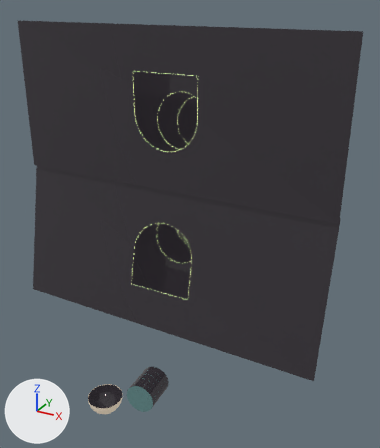
A saved change to the glTF model scroll2/models/P/Tube4.glb.
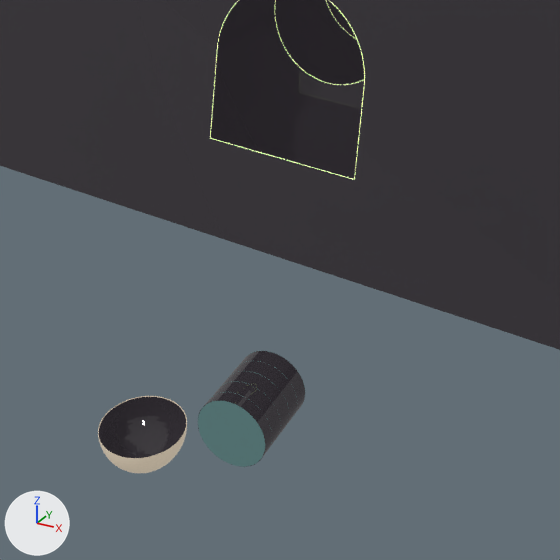
Each version is shown whole from a 50 mm lens placed at (7.5, -12.74, 5.7), pointed at (0.29, 0.37, -0.85), then close up on the part from 13% to 70% of the width and 51% to 100% of the height. Arrows for +X, +Y and +Z are at lower left; the lights stay in place.

Before the edit, the objects in view are built like this:
```python
ob_circle_016 = bpy.data.objects.new('Circle.016', me_beziercircle_017)
ob_circle_016.location = (-0.45, -3.39, -5.02)
ob_circle_016.rotation_euler = (-0.0108, -0.000298, -3.139)  # degrees (-0.6, 0, -180)
ob_circle_016.scale = (0.491, 0.497, 0.685)
ob_cylinder = bpy.data.objects.new('Cylinder', me_cylinder)
ob_cylinder.location = (0.64, -2.76, -4.75)
ob_cylinder.rotation_euler = (-1.611, 0.0016, 0.08)  # degrees (-92, 0.1, 4.6)
ob_cylinder.scale = (0.422, 0.422, 0.508)
ob_cylinder_001 = bpy.data.objects.new('Cylinder.001', me_cylinder_001)
ob_cylinder_001.location = (0.69, -3.27, -4.73)
ob_cylinder_001.rotation_euler = (-1.611, 0.0016, 0.08)  # degrees (-92, 0.1, 4.6)
ob_cylinder_001.scale = (0.418, 0.418, -0.00106)
ob_plane_006 = bpy.data.objects.new('Plane.006', me_plane_003)
ob_plane_006.location = (0.0, 1.32, -1.41)
ob_plane_006.rotation_euler = (-1.468, 0.00285, -3.141)  # degrees (-84, 0.2, -180)
ob_plane_006.scale = (0.797, 0.797, 1.11)
ob_sphere = bpy.data.objects.new('Sphere', me_sphere)
ob_sphere.location = (-0.45, -3.38, -5.02)
ob_sphere.rotation_euler = (-0.00231, -0.0112, 1.4)  # degrees (-0.1, -0.6, 80)
ob_sphere.scale = (0.494, 0.485, 0.499)
ob_sphere_001 = bpy.data.objects.new('Sphere.001', me_sphere_001)
ob_sphere_001.location = (-0.45, -3.38, -5.02)
ob_sphere_001.rotation_euler = (-0.00231, -0.0112, 1.4)  # degrees (-0.1, -0.6, 80)
ob_sphere_001.scale = (0.502, 0.493, 0.507)
# also in view: 'Plane.005' at (0.0, 0.11, -1.9); 'Plane.009' at (0.0, -0.94, -1.58)
```
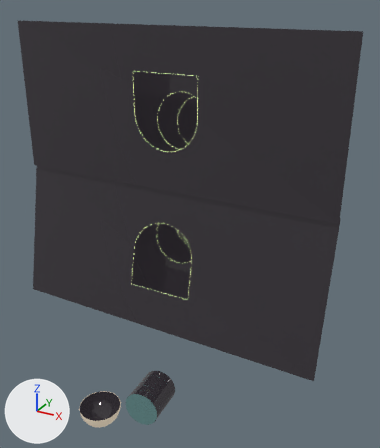
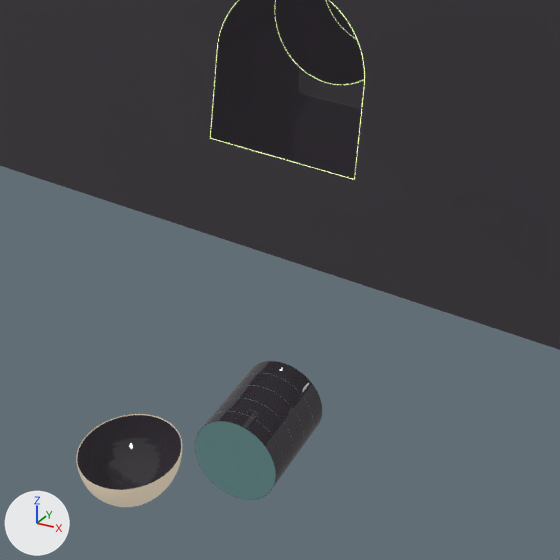
The change, as a diff of the scene's bpy script:
```diff
--- a/scroll2/models/P/Tube4.glb.py
+++ b/scroll2/models/P/Tube4.glb.py
@@ ob_cylinder @@
 ob_cylinder = bpy.data.objects.new('Cylinder', me_cylinder)
-ob_cylinder.location = (0.64, -2.76, -4.75)
+ob_cylinder.location = (0.71, -2.72, -5.05)
 ob_cylinder.rotation_euler = (-1.611, 0.0016, 0.08)  # degrees (-92, 0.1, 4.6)
-ob_cylinder.scale = (0.422, 0.422, 0.508)
+ob_cylinder.scale = (0.506, 0.506, 0.609)
@@ ob_cylinder_001 @@
 ob_cylinder_001 = bpy.data.objects.new('Cylinder.001', me_cylinder_001)
-ob_cylinder_001.location = (0.69, -3.27, -4.73)
+ob_cylinder_001.location = (0.76, -3.33, -5.03)
 ob_cylinder_001.rotation_euler = (-1.611, 0.0016, 0.08)  # degrees (-92, 0.1, 4.6)
-ob_cylinder_001.scale = (0.418, 0.418, -0.00106)
+ob_cylinder_001.scale = (0.501, 0.501, -0.00127)
@@ ob_sphere @@
 ob_sphere = bpy.data.objects.new('Sphere', me_sphere)
-ob_sphere.location = (-0.45, -3.38, -5.02)
+ob_sphere.location = (-0.6, -3.47, -5.38)
 ob_sphere.rotation_euler = (-0.00231, -0.0112, 1.4)  # degrees (-0.1, -0.6, 80)
-ob_sphere.scale = (0.494, 0.485, 0.499)
+ob_sphere.scale = (0.592, 0.582, 0.598)
@@ ob_sphere_001 @@
 ob_sphere_001 = bpy.data.objects.new('Sphere.001', me_sphere_001)
-ob_sphere_001.location = (-0.45, -3.38, -5.02)
+ob_sphere_001.location = (-0.6, -3.47, -5.38)
 ob_sphere_001.rotation_euler = (-0.00231, -0.0112, 1.4)  # degrees (-0.1, -0.6, 80)
-ob_sphere_001.scale = (0.502, 0.493, 0.507)
+ob_sphere_001.scale = (0.602, 0.591, 0.608)
@@ ob_circle_016 @@
 ob_circle_016 = bpy.data.objects.new('Circle.016', me_beziercircle_017)
-ob_circle_016.location = (-0.45, -3.39, -5.02)
+ob_circle_016.location = (-0.6, -3.47, -5.38)
 ob_circle_016.rotation_euler = (-0.0108, -0.000298, -3.139)  # degrees (-0.6, 0, -180)
-ob_circle_016.scale = (0.491, 0.497, 0.685)
+ob_circle_016.scale = (0.588, 0.596, 0.821)
```

Location of each change, [x1, y1, x2, y2] in pixels of the close-ups (560 x 560 px):
'Cylinder', moved, rescaled (19% wider, 20% taller): before [198, 351, 305, 467]; after [195, 361, 322, 500]
'Sphere', moved, rescaled (19% wider, 23% taller): before [99, 397, 186, 458]; after [77, 415, 181, 490]
'Cylinder.001', moved, rescaled (21% wider, 19% taller): before [198, 401, 265, 467]; after [195, 421, 276, 500]
'Sphere.001', moved, rescaled (19% wider, 21% taller): before [98, 396, 187, 473]; after [76, 414, 182, 507]
'Circle.016', moved, rescaled (18% wider, 20% taller): before [98, 396, 187, 459]; after [77, 414, 182, 490]
